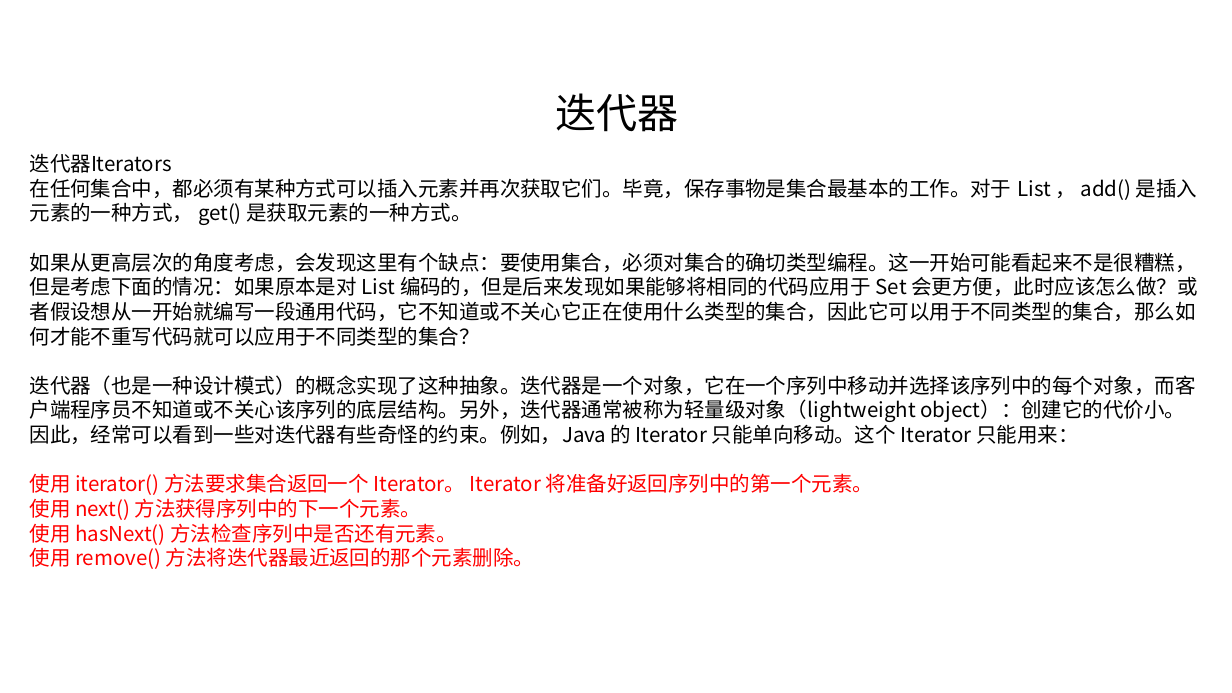
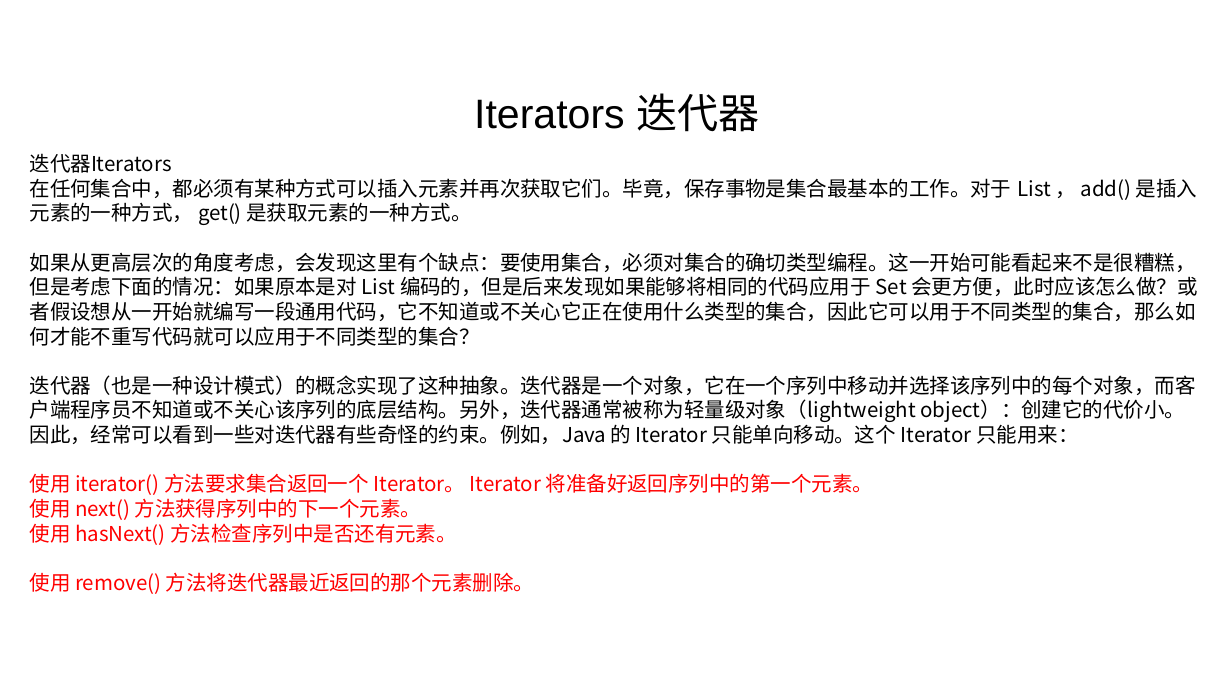
Before and after one commit to linkknown/PPT, a slide deck: slide 24 of 基础PPT/第7章：Java集合操作.pptx. Drawn at 1232x693 pixels with LibreOffice and Linux fonts; fonts in the diff are those of the drawing; background and template pictures are left out. Boxes give left, top, right and bottom in pixels: in the first picture for what was removed or moved away, otherwise in the second. Text is boxed around its words. In the diff, an @@ line names an element or a change of style, - is before the commit and + after.

```diff
--- a/基础PPT/第7章：Java集合操作.pptx
+++ b/基础PPT/第7章：Java集合操作.pptx
@@ text at <box>474,93,759,132</box>: text changed @@
-迭代器
+Iterators 迭代器
@@ text "迭代器Iterators" rewrapped from <box>30,153,1197,569</box> to <box>30,153,1197,594</box> @@
```
Also in this commit, not shown: 4 other slides changed, 2 slides added, 1 other file.
